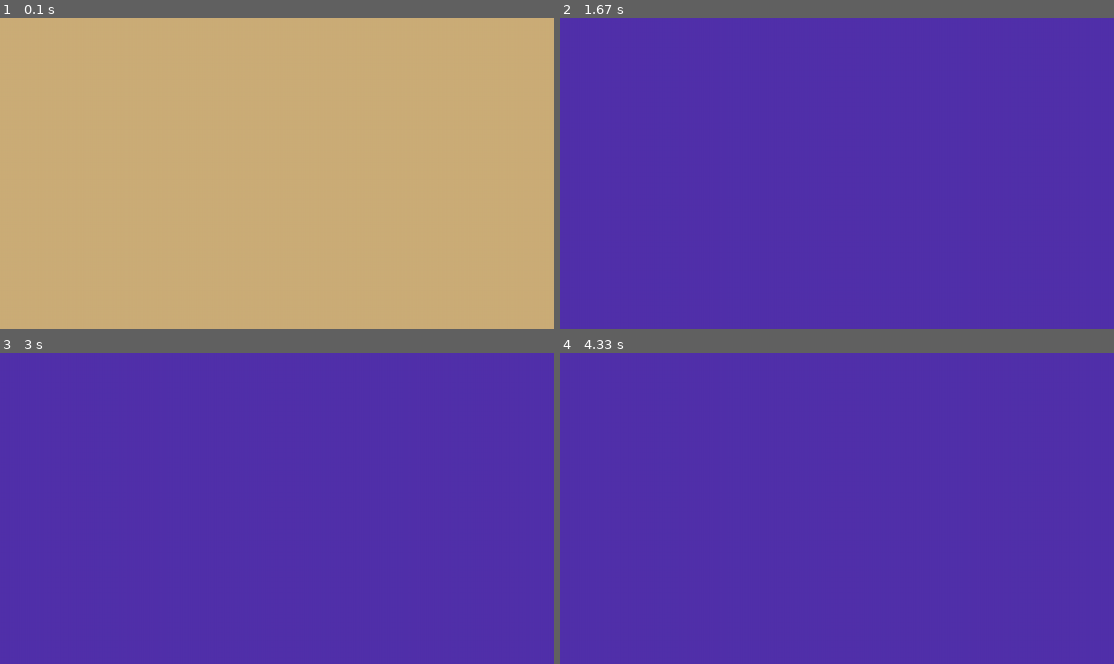
Above: before the commit, frames 1-4 (two rows, left to right).
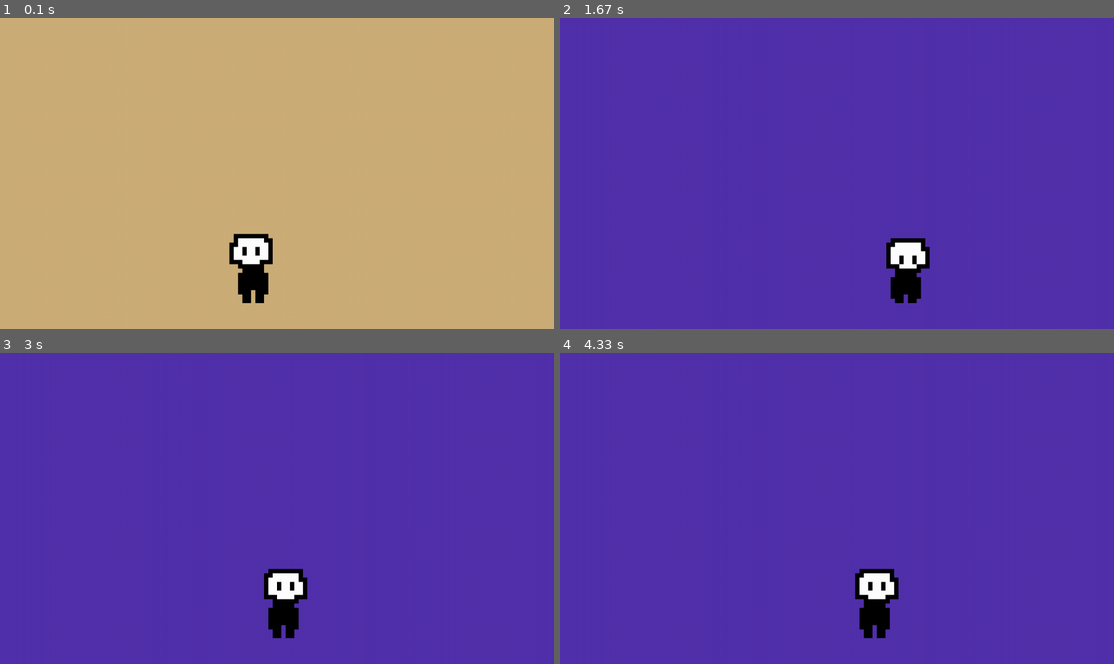
Above: after the commit, the same moments.

Repository: LeanHydra84/PyGames-2023
Game: pygame game, started from main.py
Same seed, same stepped clock (60 frames per second), same inputs: the game is played once before the commit and once after it.
Inputs (mouse positions are in pixels of both pictures, inside the frame that each line leads up to):
- Up to frame 1 (0.1 s): no input
- Up to frame 2 (1.67 s): hold D 0.33-0.8 s; click (814, 185) at 0.88 s; hold D 1.17-1.63 s
- Up to frame 3 (3 s): hold A 1.67-2.2 s; hold A 2.23-2.63 s; hold D from 2.67 s (still down)
- Up to frame 4 (4.33 s): release D at 3.3 s; hold A 3.33-3.8 s; hold D 3.83-4.3 s

The runs differ from the first frame. In frame 1, 1.3% of the frame differs, in the area x 41-50%, y 69-92%; in frame 2, 1.3%; in frame 3, 1.3%; in frame 4, 1.3%, in the area x 53-62%, y 69-92%.

Commit message:
Sprite Sheet Test

Diff:
--- /dev/null
+++ b/guytest.py
@@ -0,0 +1,91 @@
+import pygame
+
+class Guy(pygame.sprite.Sprite):
+    def __init__(self, image):
+        pygame.sprite.Sprite.__init__(self)
+
+        self.image = image
+        self.image_base = image
+        self.rect = image.get_rect()
+
+
+
+        self.scale = 1
+        self.rotation = 0
+        self.position = pygame.Vector2(500, 500)
+
+    def update(self):
+        self.rotation += 1
+
+        self.image = self.image_base
+        defRect = self.image_base.get_rect()
+
+        self.image = pygame.transform.scale(self.image, (defRect.w * self.scale, defRect.h * self.scale))
+        self.image = pygame.transform.rotate(self.image, self.rotation)
+
+        # Rotation Correction
+        self.rect = self.image.get_rect(center=defRect.center)
+
+        # Positioning
+        self.rect.x += self.position.x
+        self.rect.y += self.position.y
+
+class SheetGuy(pygame.sprite.Sprite):
+    def __init__(self, image, x : int, y : int):
+        pygame.sprite.Sprite.__init__(self)
+
+        #self.image = image
+        self.image = image
+        self.image_base = image
+        self.right = False
+
+        rect = image.get_rect()
+        self.rect = pygame.Rect(0, 0, rect.w / (x + 1), rect.h / (y + 1))
+
+        self.scale = 1
+        self.rotation = 0
+        self.position = pygame.Vector2(500, 500)
+        self.frametick = 0
+        self.curframe = [0, 0]
+        self.activeframe = pygame.Surface(self.rect.size, pygame.SRCALPHA)
+        self.set_active_frame()
+
+        self.framesX = x
+        self.framesY = y
+
+    def set_active_frame(self):
+        self.activeframe.fill(pygame.Color(0, 0, 0, 0), special_flags=pygame.BLEND_RGBA_MULT)
+        newRect = pygame.Rect(self.rect)
+        newRect.x = self.curframe[0] * self.rect.w
+        newRect.y = self.curframe[1] * self.rect.h
+        self.activeframe.blit(self.image_base, (0, 0), newRect)
+
+
+    def increment_frames(self):
+        if(self.curframe[0] >= self.framesX):
+            if self.curframe[1] >= self.framesY:
+                self.curframe[0] = 0
+                self.curframe[1] = 0
+            else:
+                self.curframe[0] = 0
+                self.curframe[1] += 1
+        else:
+            self.curframe[0] += 1
+
+    def update(self):
+        self.frametick += 1
+        if self.frametick > 25:
+            self.frametick = 0
+            self.increment_frames()
+            self.set_active_frame()
+
+        if self.right:
+            self.image = pygame.transform.flip(self.activeframe, True, False)
+        else:
+            self.image = self.activeframe
+
+        self.image = pygame.transform.scale(self.image, (self.rect.w * self.scale, self.rect.h * self.scale))
+
+        # Positioning
+        self.rect.x = self.position.x
+        self.rect.y = self.position.y
--- a/main.py
+++ b/main.py
@@ -1,7 +1,6 @@
 import pygame
 import random as rand
-
-print("Hello World!")
+import guytest
 
 def random_colorint():
     return rand.randrange(0, 255, 1)
@@ -16,6 +15,17 @@
 render = True
 
 screencolor = random_color()
+clock = pygame.time.Clock()
+
+guy = guytest.SheetGuy(pygame.image.load("assets\\sprite_sheet_test.png").convert_alpha(), 1, 0)
+guy.scale = 10
+
+group = pygame.sprite.Group()
+guy.add(group)
+
+#frame = sf.import_sprite_static("frame0.png")
+
+keys = [False, False]
 
 while running:
 
@@ -25,25 +35,48 @@
         if event.type == pygame.QUIT: # On Screen Close
             running = False
 
-        if event.type == pygame.MOUSEBUTTONDOWN: # On Mouse Down
+        elif event.type == pygame.MOUSEBUTTONDOWN: # On Mouse Down
             screencolor = random_color()
             render = True
 
-        if event.type == pygame.KEYDOWN: # On Key Down
+        elif event.type == pygame.KEYDOWN: # On Key Down
 
-            if event.key == pygame.K_ESCAPE:
+            if event.key == pygame.K_ESCAPE: # Escape -- Close game
                 running = False
 
+            if event.key == pygame.K_a:
+                keys[0] = True
+            elif event.key == pygame.K_d:
+                keys[1] = True
 
-    # Draw Screen
-    if render == True:
+        elif event.type == pygame.KEYUP:
+            if event.key == pygame.K_a:
+                keys[0] = False
+            elif event.key == pygame.K_d:
+                keys[1] = False
 
-        # Begin draw frame
-        screen.fill(screencolor)
+    # Spritegroup update
+    if keys[0] == keys[1]:
+        pass
+    elif keys[0]:
+        guy.position.x -= 4
+        guy.right = False
+    elif keys[1]:
+        guy.position.x += 4
+        guy.right = True
+
+    group.update()
 
 
-        # End of frame render
-        pygame.display.flip()
-        render = False
+    # Begin draw frame
+    screen.fill(screencolor)
+    group.draw(screen)
+
+    # End of frame render
+    pygame.display.flip()
+    clock.tick(60)
+    render = False
+
+
 
 pygame.quit()
--- /dev/null
+++ b/spritefactory.py
@@ -0,0 +1,42 @@
+import pygame as pg
+import os
+
+_path_base = ""
+
+class sprite_sheet:
+    def __init__(self, sprite, x, y):
+        self.image = sprite
+        self.cellsWide = x
+        self.cellsTall = y
+
+        self.w = sprite.get_width() / x
+        self.h = sprite.get_height() / y
+
+    def get_rect(self, x, y):
+        return pg.Rect(x * self.w, y * self.h, self.w, self.h)
+
+    def frame(self, x, y):
+        image = pg.Surface((self.w, self.h))
+        image.blit(self.image, (0, 0), self.get_rect(x, y))
+        return image.convert_alpha()
+
+    def reframe(self, x, y, image):
+        image.blit(self.image, (0, 0), self.get_rect(x, y))
+        image.convert_alpha()
+
+
+
+
+
+def set_resource_location(path):
+    global _path_base
+    _path_base = path
+
+def import_sprite_static(name):
+    path = os.path.join(_path_base, name)
+    return pg.image.load(path).convert_alpha()
+
+def import_sprite_sheet(name, x, y):
+    print("Here is the path:", _path_base, "!")
+    path = os.path.join(_path_base, name)
+    return sprite_sheet(pg.image.load(path).convert_alpha(), x, y)
Binary file added: assets/frame0.png
Binary file added: assets/sprite_sheet_test.png
Binary file added: assets/sprite_sheet_test2.png
